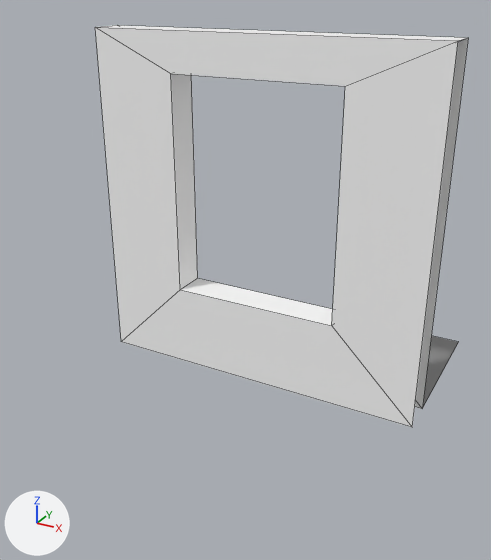
The FBX model Assets/Game/Models/Walls/E_Wall_Straight_Window.fbx: old version first, new version second.
One viewpoint serves both versions: a 50 mm lens placed at (1.69, -3.25, 2.23), pointed at (-0.01, -0.16, 0.69). The axes (+X, +Y, +Z) are drawn at lower left. The lights are the same throughout. Mesh edges are drawn as thin lines. Where no turn or scale is listed for an object, it has been applied to the vertices.

The older version as bpy lines, for what is in view:
```python
me_mesh = bpy.data.meshes.new('Mesh')
me_mesh.from_pydata(...)  # 18 vertices, 14 faces; spans x -1.0..1.0, y -0.1..1.0, z 0.0..2.0
me_mesh.materials.append(mat_lambert2)  # picture img_coloratlas2_png
ob_i_wall_straight_window1 = bpy.data.objects.new('I_Wall_Straight_Window1', me_mesh)
ob_i_wall_straight_window1.location = (0.0, 0.0, 0.0)
```
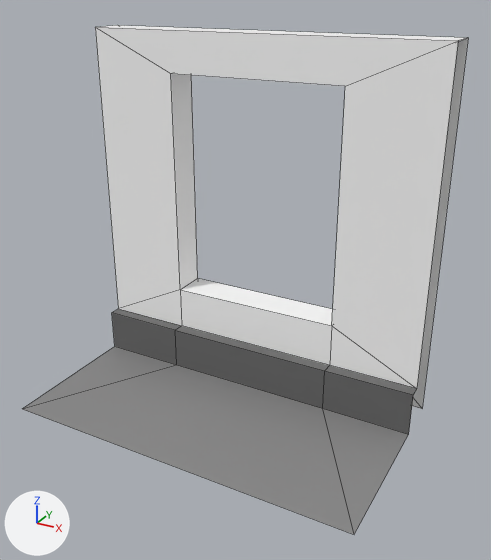
Where the change shows, as pixel boxes (x1, y1, x2, y2) in the pictures (491 x 560 px):
'I_Wall_Straight_Window1', reshaped (19% wider, 27% taller)
    before: (95, 25, 468, 427)
    after: (23, 25, 468, 534)
part 1 of me_mesh, built on
    before: (95, 27, 459, 427)
    after: (23, 27, 458, 534)

The change, as a diff of the scene's bpy script:
```diff
--- a/Assets/Game/Models/Walls/E_Wall_Straight_Window.fbx.py
+++ b/Assets/Game/Models/Walls/E_Wall_Straight_Window.fbx.py
@@ me_mesh @@
 # used by ob_i_wall_straight_window1; location = (0.0, 0.0, 0.0)
-me_mesh.from_pydata(...)  # 18 vertices, 14 faces; spans x -1.0..1.0, y -0.1..1.0, z 0.0..2.0
+me_mesh.from_pydata(...)  # 30 vertices, 26 faces; spans x -1.0..1.0, y -1.0..0.1, z 0.0..2.0
+# me_mesh part 1
+# 4 vertices are removed from x -1.0..1.0, y -0.1..1.0, z 0.0
+# 5 faces are deleted
+# 9 vertices are added at x -1.0..1.0, y -1.0..0.1, z 0.0..0.25
+# 7 new vertices lie (0.5, 0.0, 0.0) away from vertices in x -1.0..0.5, y -0.17..0.1, z 0.0..0.25
+# 17 new faces join them
 me_mesh.materials.append(mat_lambert2)
```
